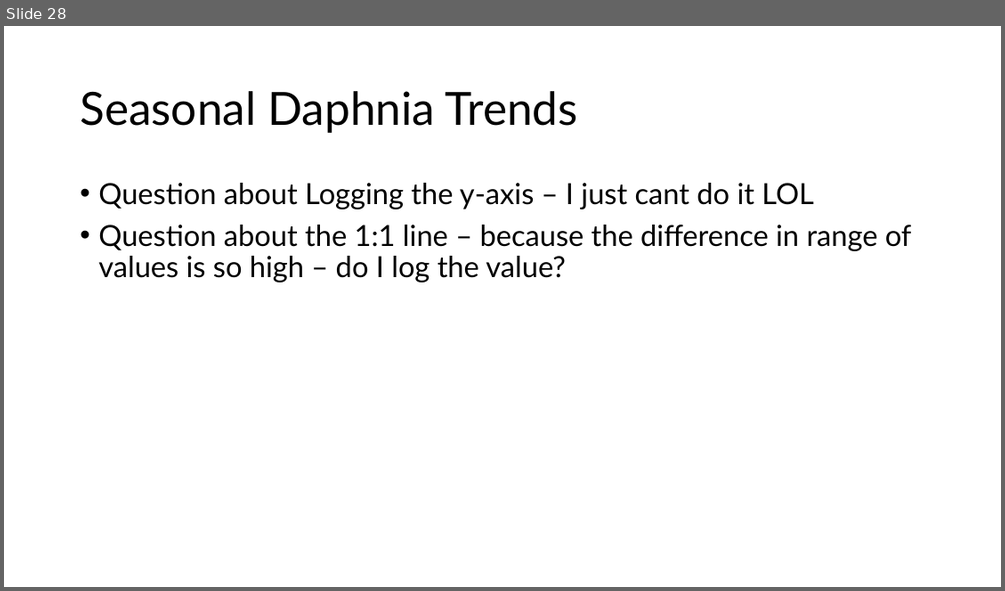
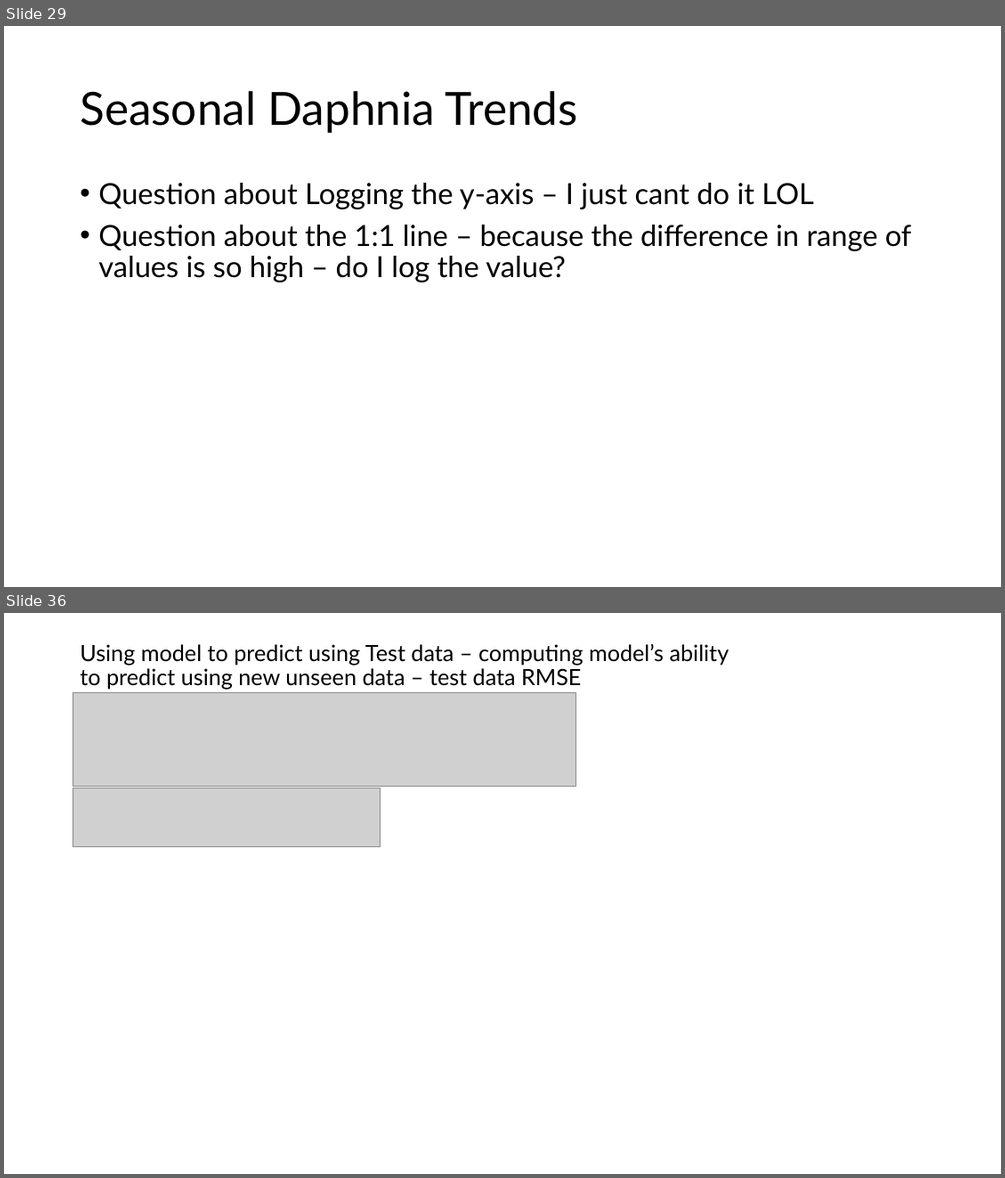
Before and after one commit to arielkoh02/dissertation-loch-leven, a slide deck: output/24.3.pptx. Shown one above the other, each under a label of ours: slide 28 before the commit, slides 29 and 36 after it; the slides between them are not shown. The pictures are 1005x591 and 1005x1178 pixels, drawn with LibreOffice and Linux fonts; fonts in the diff are those of the drawing; grey boxes stand for pictures. Boxes give left, top, right and bottom in pixels: in the first picture for what was removed or moved away, otherwise in the second. Text is boxed around its words. In the diff, an @@ line names an element or a change of style, - is before the commit and + after.

```diff
--- a/output/24.3.pptx
+++ b/output/24.3.pptx
@@ slide 36 added at (x1=4, y1=613, x2=1001, y2=1174), background #FFFFFF @@
@@ title added at (x1=80, y1=644, x2=729, y2=690), 21.6 pt, text #000000 @@
+Using model to predict using Test data – computing model’s ability to predict using new unseen data – test data RMSE
@@ picture added at (x1=73, y1=693, x2=576, y2=787) @@
@@ picture added at (x1=73, y1=788, x2=380, y2=846) @@
@@ what was slide 28 is now slide 29 @@
```
Also in this commit, not shown: 3 slides changed, 8 other slides added, 3 other files.
